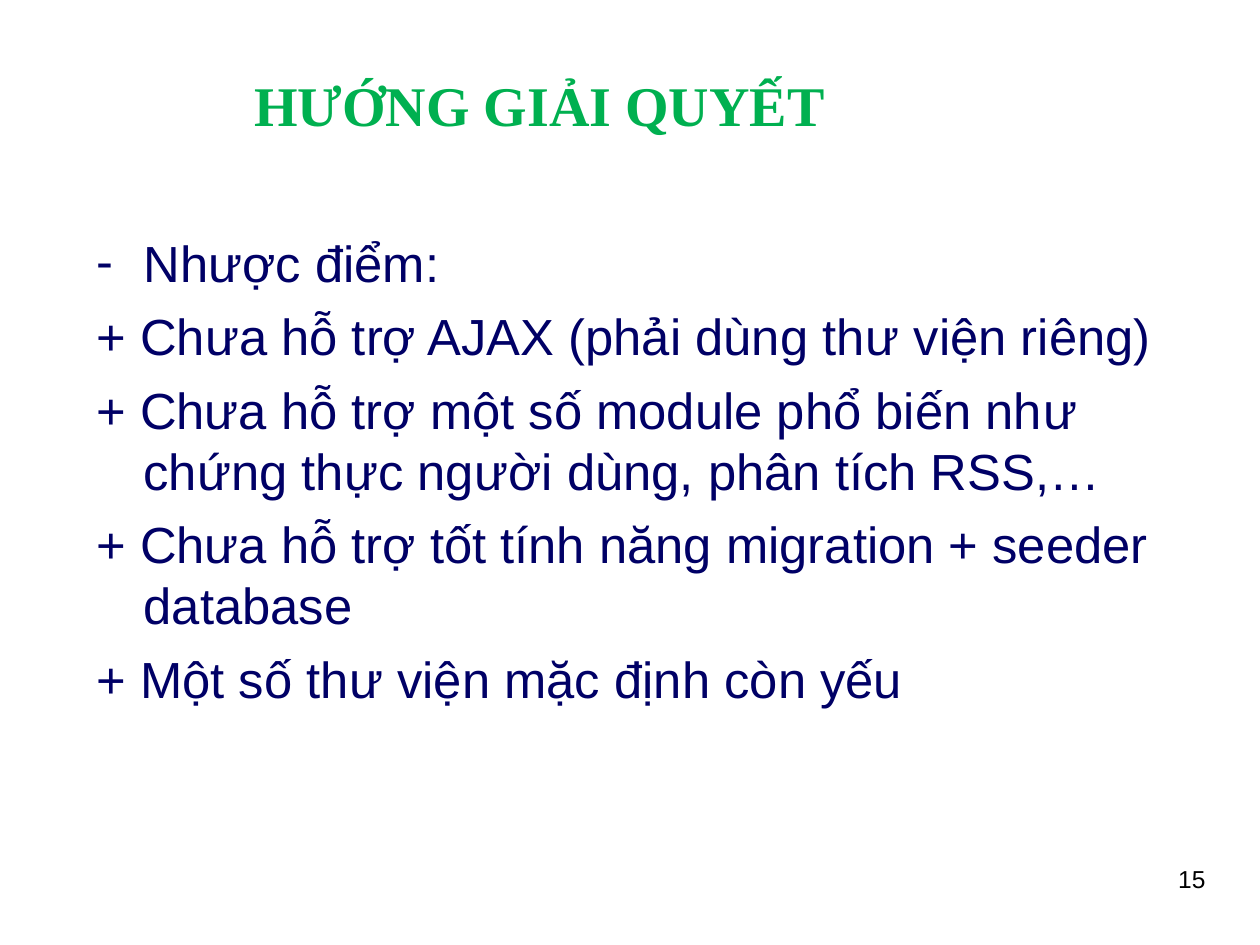
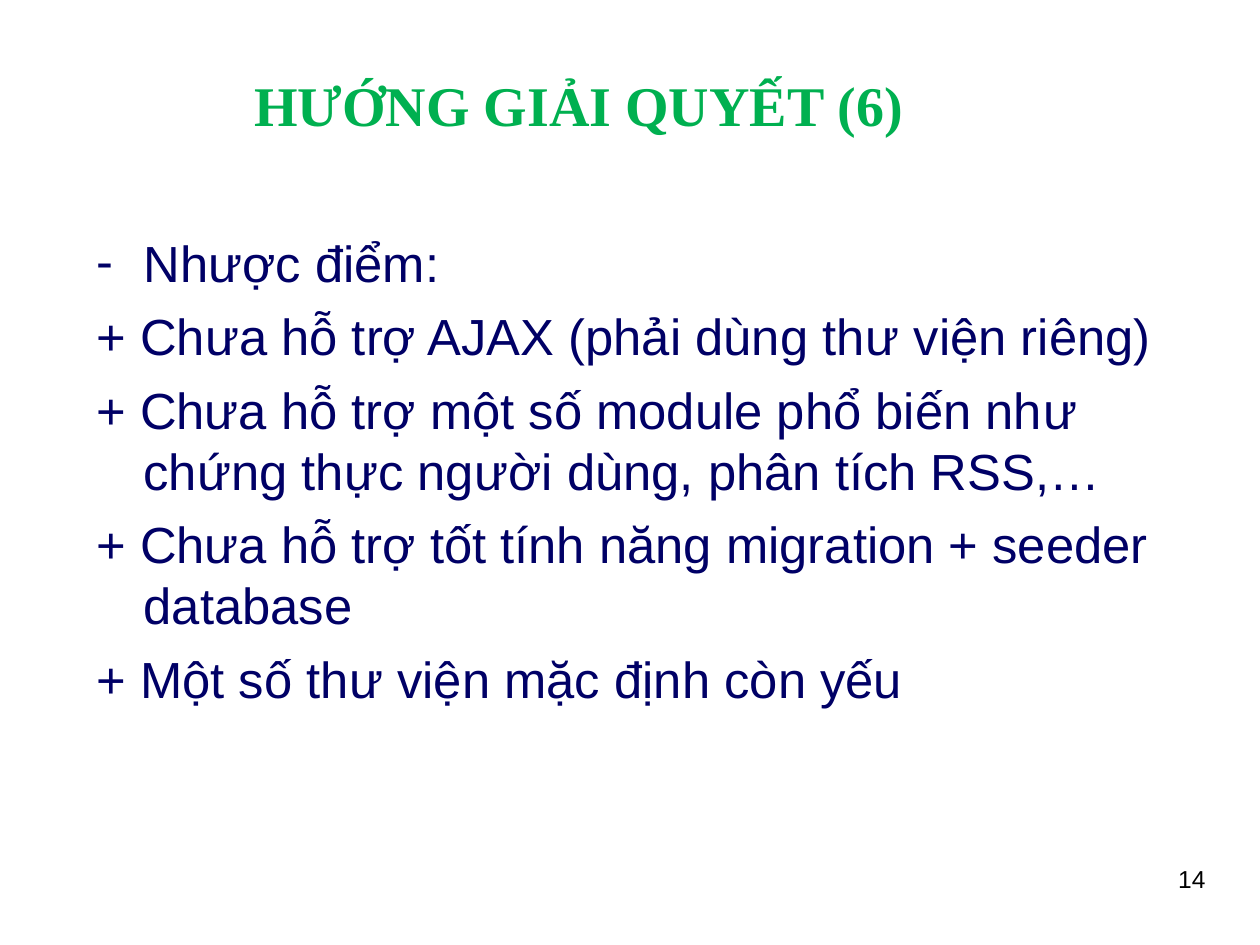
Before and after one commit to ngthuc/graduation-thesis, a slide deck: slide 14 of DOCUMENTS/documentations/Slide_HethongQuanlyProfileVienchucKhoaCNTT-TT_LeNguyenThucB1400731.ppt (slide 15 before the commit). Drawn at 1260x945 pixels with LibreOffice and Linux fonts; fonts in the diff are those of the drawing; background and template pictures are left out. Boxes give left, top, right and bottom in pixels: in the first picture for what was removed or moved away, otherwise in the second. Text is boxed around its words. In the diff, an @@ line names an element or a change of style, - is before the commit and + after.

```diff
--- a/DOCUMENTS/documentations/Slide_HethongQuanlyProfileVienchucKhoaCNTT-TT_LeNguyenThucB1400731.ppt
+++ b/DOCUMENTS/documentations/Slide_HethongQuanlyProfileVienchucKhoaCNTT-TT_LeNguyenThucB1400731.ppt
@@ title at bbox=[254, 82, 903, 136]: text changed @@
-HƯỚNG GIẢI QUYẾT
+HƯỚNG GIẢI QUYẾT (6)
@@ page number at bbox=[1178, 871, 1205, 888]: text changed @@
-15
+14
```
Also in this commit, not shown: 10 other slides changed, 2 slides added.
